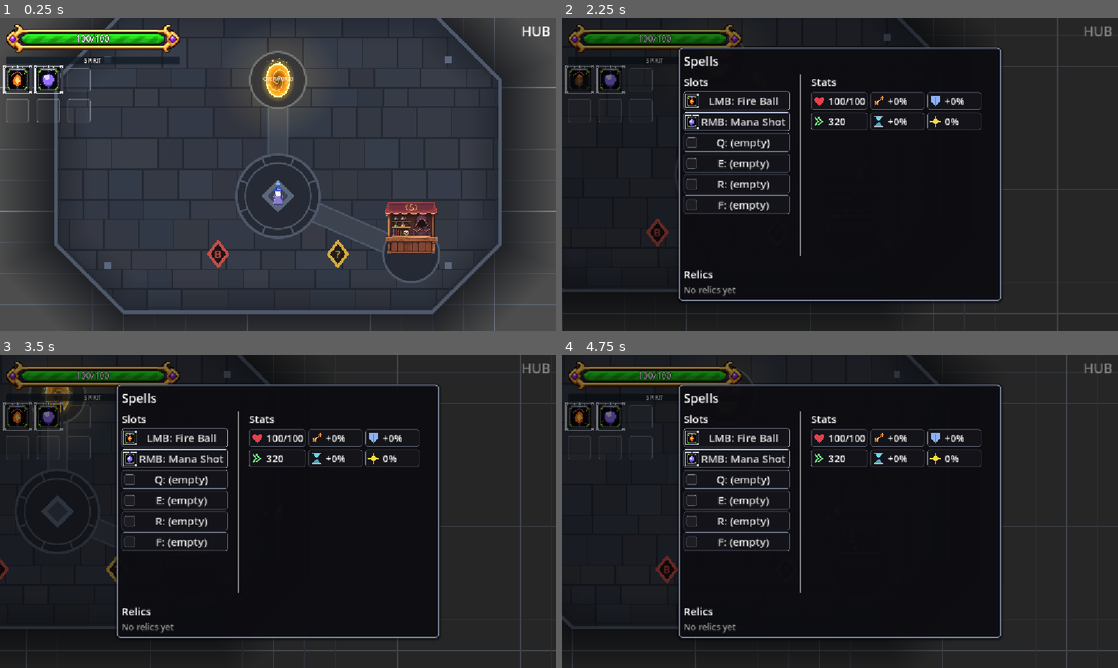
Above: before the commit, frames 1-4 (two rows, left to right).
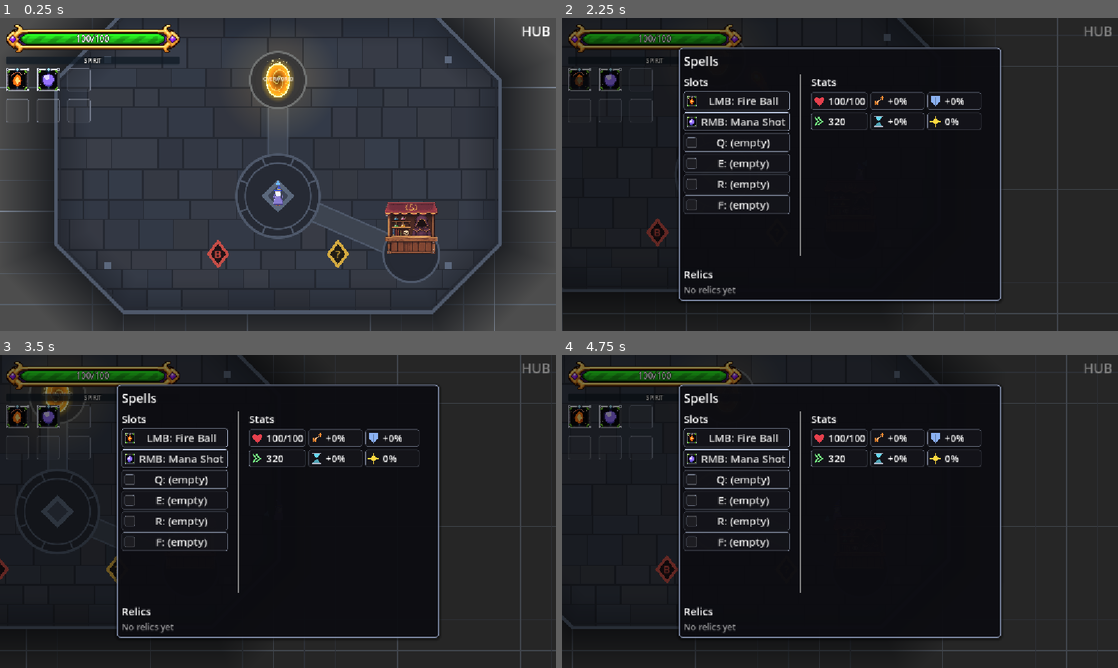
Above: after the commit, the same moments.

Repository: BestestGameStudio/gangU
Game: Godot game, scene res://game/core/main.tscn
Same seed, same stepped clock (60 frames per second), same inputs: the game is played once before the commit and once after it. Sound files missing from this copy of the repository are replaced by a short silence.
Inputs (mouse positions are in pixels of both pictures, inside the frame that each line leads up to):
- Up to frame 1 (0.25 s): no input
- Up to frame 2 (2.25 s): tap Enter at 0.5 s; move the mouse to (962, 158) at 0.52 s; hold D (move_right) 0.53-1.25 s; hold Space (cast) 0.53-1.25 s; click (962, 158) at 0.67 s; drag from (728, 190) to (756, 58) at 1.27 s; move the mouse to (895, 105) at 2.02 s; hold D (move_right) from 2.03 s (still down); hold Tab (equip_panel) from 2.03 s (still down)
- Up to frame 3 (3.5 s): release D (move_right) at 2.75 s; release Tab (equip_panel) at 2.75 s; drag from (250, 574) to (27, 570) at 2.77 s
- Up to frame 4 (4.75 s): move the mouse to (1006, 558) at 3.52 s; hold A (move_left) 3.53-4.25 s; tap C (use_consumable) at 3.6 s; drag from (673, 464) to (762, 570) at 4.27 s

The runs differ from the first frame. In frame 1, 0.3% of the frame differs, in the area x 0-12%, y 15-25%; in frame 2, 0.3%; in frame 3, 0.3%, in the area x 0-25%, y 15-36%; in frame 4, 0.3%.

Commit message:
#703: rank border hugs the icon edge (Daniel 2026-11-15)
The tier frame was drawn 3 art-px larger than the icon rect, leaving a
visible gap between the glyph edge and the ornate rails. Draw at exactly
the icon rect instead; the rails land on the icon edge. overhang() -> 0.
Suite 39/39.

Diff:
--- a/game/ui/spell_rank_border.gd
+++ b/game/ui/spell_rank_border.gd
@@ -7,9 +7,11 @@
 ## format (assets/sprites/ui/icon-frame-*.png, provenance in
 ## assets/sprites/ui/SOURCE.md): a 3-tone metal frame with a top crest gem and
 ## corner studs, one colorway per tier, palette-true to UiStyle.RANK_COLORS.
-## The frame's interior is transparent, so the icon art shows through; it is
-## drawn slightly LARGER than the icon rect so its rails wrap the icon's own
-## baked frame. tier = NONE hides it (empty slots, shop, directory).
+## The frame's interior is transparent, so the icon art shows through. It is
+## drawn at EXACTLY the icon rect (Daniel 2026-11-15: no gap between the
+## icon edge and the border): the ornate rails land on the icon's own baked
+## edge ring, hugging the glyph. tier = NONE hides it (empty slots, shop,
+## directory).
 
 const NONE := -1
 const MAX_TIER := 3
@@ -45,13 +47,11 @@
 func color() -> Color:
 	return UiStyle.RANK_COLORS[tier] if tier != NONE else Color.TRANSPARENT
 
-## Outermost extent of the drawing past the icon rect, per side, in px: the
-## frame's 3 px rails (in art pixels) scaled by the pixel unit.
+## The frame hugs the icon rect exactly; nothing extends past it.
 func overhang() -> float:
-	return 3.0 * unit()
+	return 0.0
 
 func _draw() -> void:
 	if tier == NONE:
 		return
-	var m := overhang()
-	draw_texture_rect(TIER_FRAMES[tier], Rect2(Vector2(-m, -m), size + Vector2(2.0 * m, 2.0 * m)), false)
+	draw_texture_rect(TIER_FRAMES[tier], Rect2(Vector2.ZERO, size), false)
